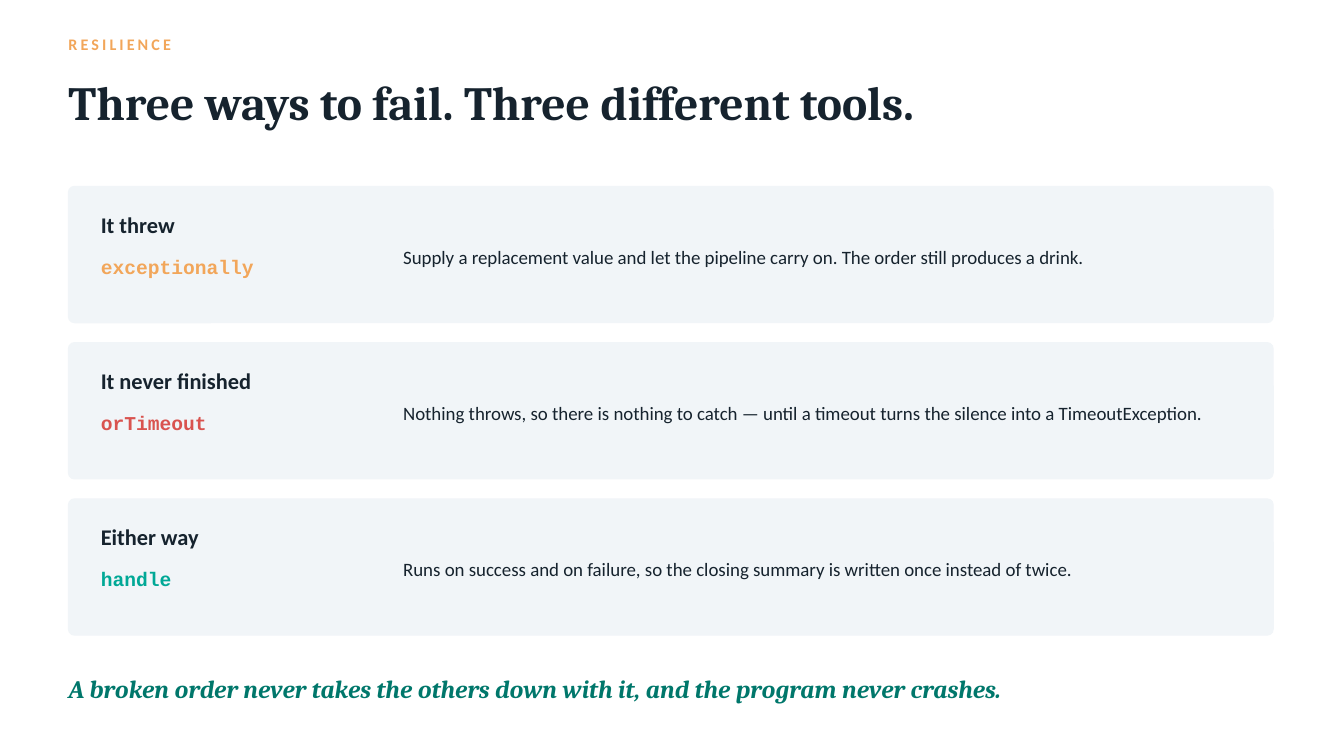
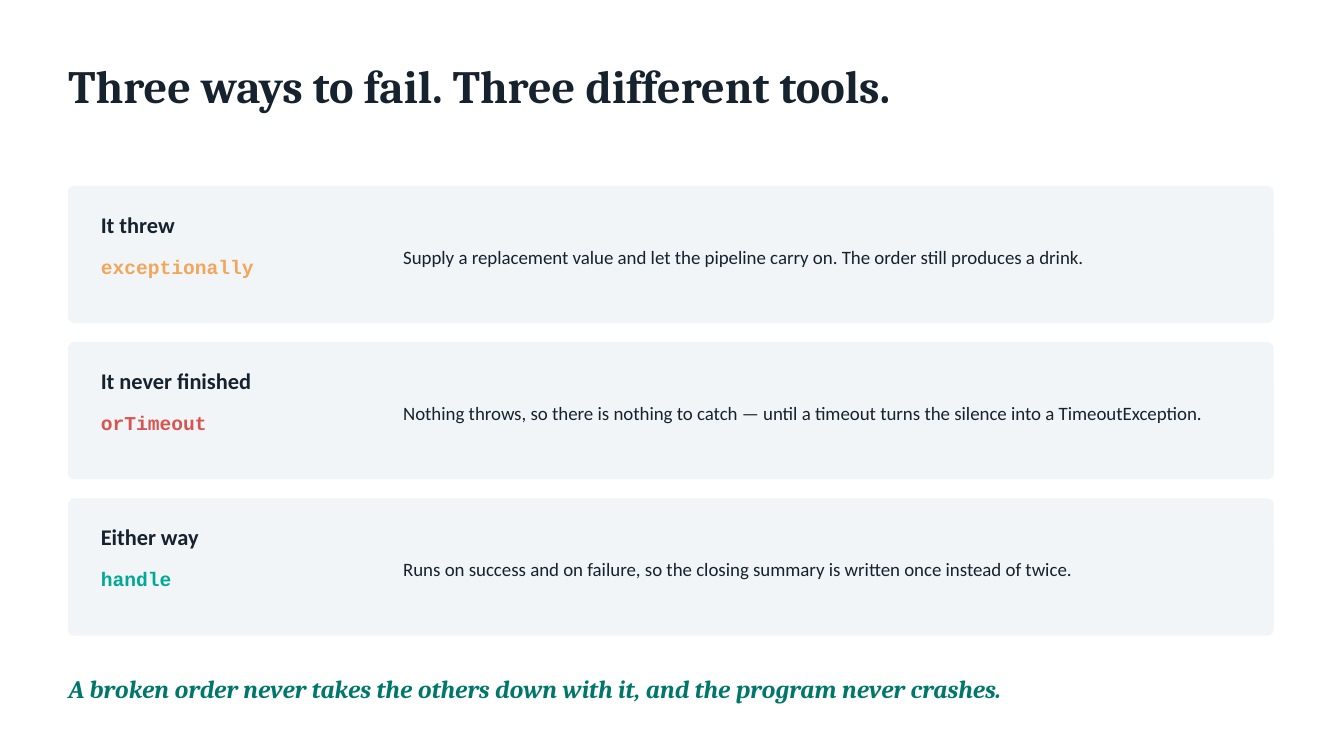
Before and after one commit to techadnank9/completablefuture-demo, a slide deck: slide 9 of CompletableFuture-Presentation.pptx (slide 8 before the commit). Drawn at 1344x756 pixels with LibreOffice and Linux fonts; fonts in the diff are those of the drawing. Boxes give left, top, right and bottom in pixels: in the first picture for what was removed or moved away, otherwise in the second. Text is boxed around its words. In the diff, an @@ line names an element or a change of style, - is before the commit and + after.

```diff
--- a/CompletableFuture-Presentation.pptx
+++ b/CompletableFuture-Presentation.pptx
@@ text "Three ways to fail. Three ...": place and size @@
-text "Three ways to fail. Three ..." at [68, 86, 914, 131]
+text "Three ways to fail. Three ..." at [68, 70, 891, 113]
@@ text "Three ways to fail. Three ..." at [68, 70, 891, 113]: size 34 to 33 pt @@
@@ text removed at [68, 39, 170, 50] @@
-RESILIENCE
```
Also in this commit, not shown: 7 other slides changed, 1 slide added, 2 other files.
